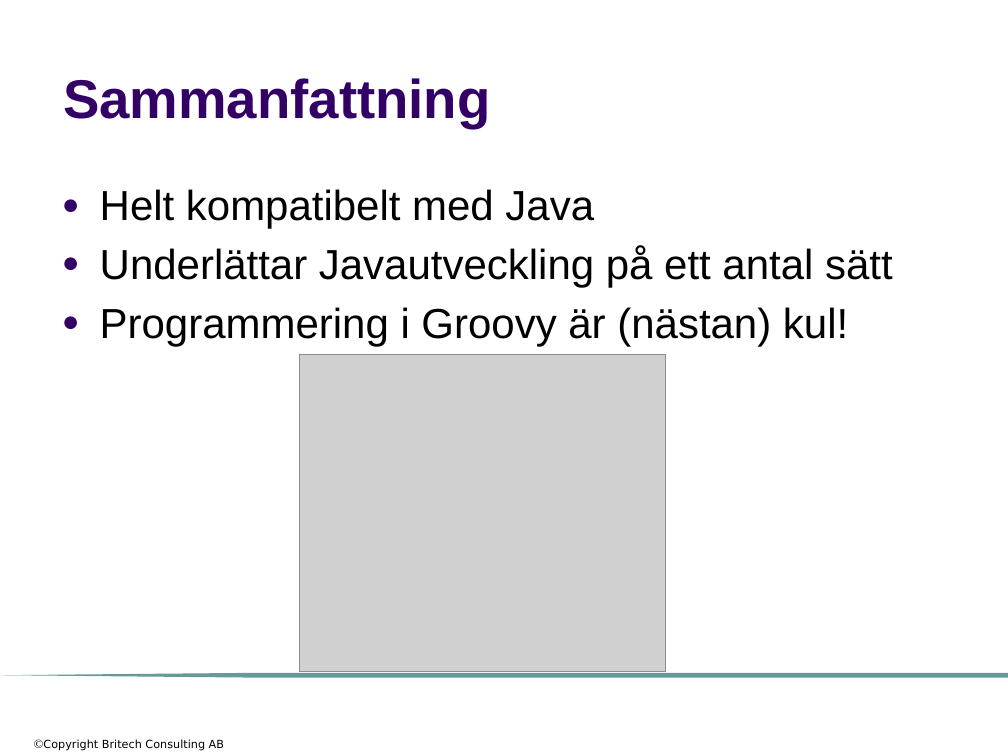
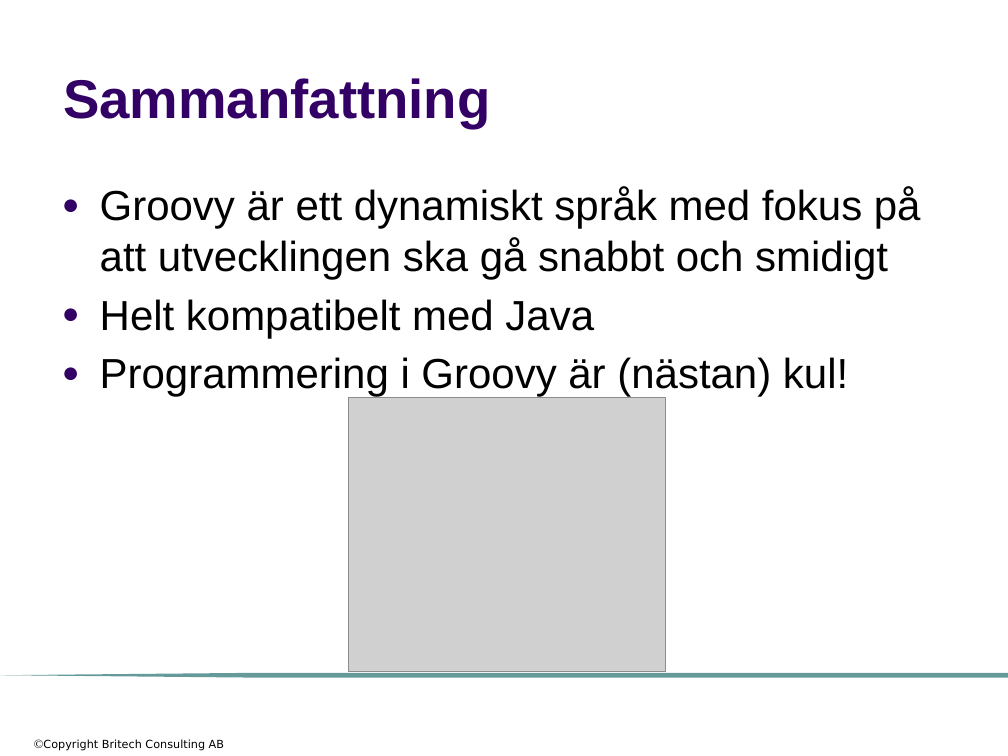
Before and after one commit to me97esn/groovyseminarium, a slide deck: slide 72 of groovyseminarie/dokument/groovyseminarium_source_w_logo.pptx. Drawn at 1008x756 pixels with LibreOffice and Linux fonts; fonts in the diff are those of the drawing; grey boxes stand for pictures; background and template pictures are left out. Boxes give left, top, right and bottom in pixels: in the first picture for what was removed or moved away, otherwise in the second. Text is boxed around its words. In the diff, an @@ line names an element or a change of style, - is before the commit and + after.

Commit message:
ändrat sammanfattningen

```diff
--- a/groovyseminarie/dokument/groovyseminarium_source_w_logo.pptx
+++ b/groovyseminarie/dokument/groovyseminarium_source_w_logo.pptx
@@ text at box(100, 187, 921, 279): paragraph added @@
+● Groovy är ett dynamiskt språk med fokus på att utvecklingen ska gå snabbt och smidigt
@@ text at box(100, 246, 893, 288): paragraph removed @@
-● Underlättar Javautveckling på ett antal sätt
@@ picture: place and size @@
-picture at box(299, 355, 666, 672)
+picture at box(349, 397, 666, 671)
```
Also in this commit, not shown: 3 other slides changed.
